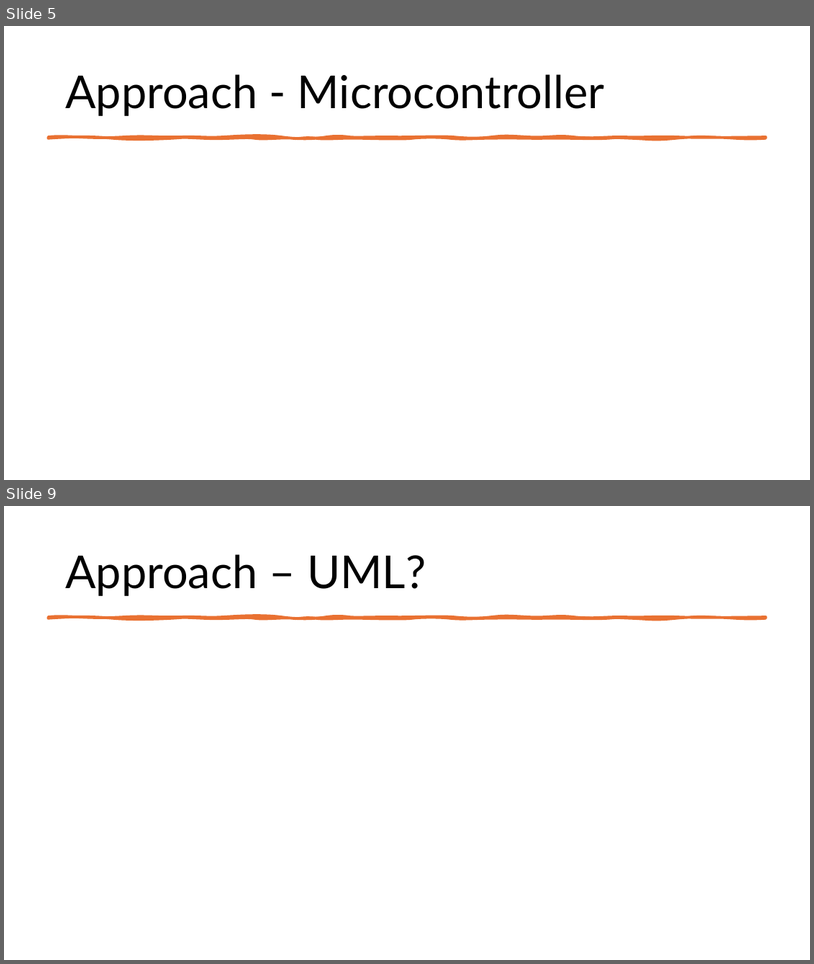
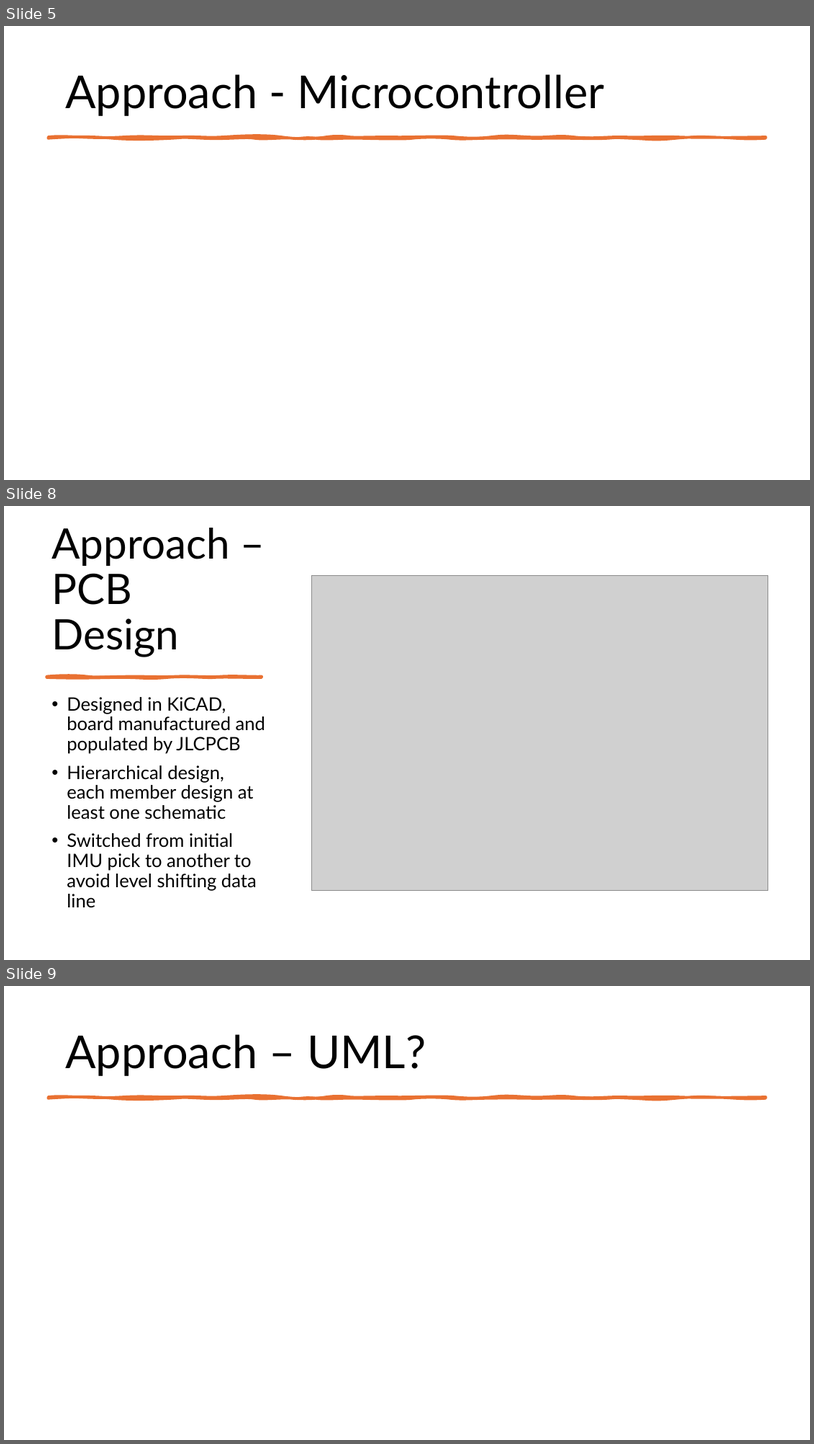
Before and after one commit to Tannyr-Singleterry/ECE590_SeniorDesign, a slide deck: Documents/FInal Presentation/Final_Presentation.pptx. Shown one above the other, each under a label of ours: slides 5 and 9 before the commit, slides 5, 8 and 9 after it; the slides between them are not shown. The pictures are 814x964 and 814x1444 pixels, drawn with LibreOffice and Linux fonts; fonts in the diff are those of the drawing; grey boxes stand for pictures. Boxes give left, top, right and bottom in pixels: in the first picture for what was removed or moved away, otherwise in the second. Text is boxed around its words. In the diff, an @@ line names an element or a change of style, - is before the commit and + after.

```diff
--- a/Documents/FInal Presentation/Final_Presentation.pptx
+++ b/Documents/FInal Presentation/Final_Presentation.pptx
@@ slide 8 added at (4,506,810,960), background #FFFFFF @@
@@ title added at (52,528,229,657), 50 pt, text #000000 @@
+Approach – PCB Design
@@ picture added at (312,576,769,890) @@
@@ freeform shape added at (46,676,262,677), fill #E97132, outline #E97132 3 pt @@
@@ text added at (67,697,265,907), 22 pt, text #000000 @@
+• Designed in KiCAD, board manufactured and populated by JLCPCB
+• Hierarchical design, each member design at least one schematic
+• Switched from initial IMU pick to another to avoid level shifting data line
```
Also in this commit, not shown: 1 slide changed, 2 other slides added, 3 slides removed, 1 other file.
